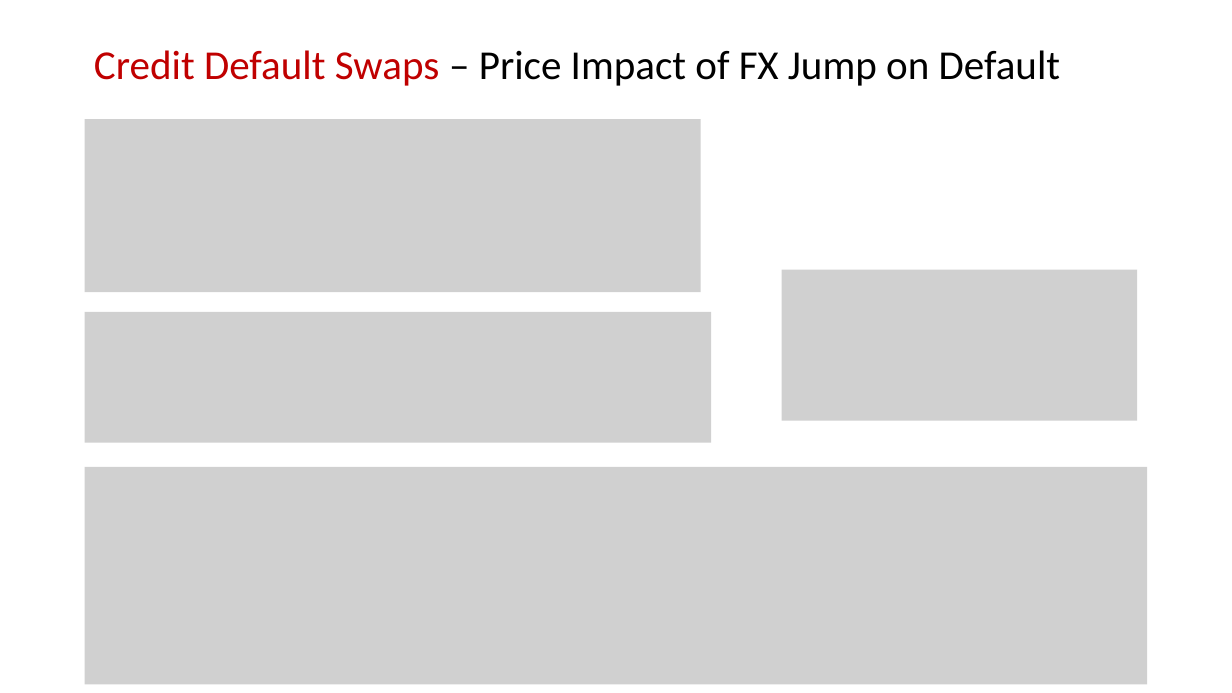
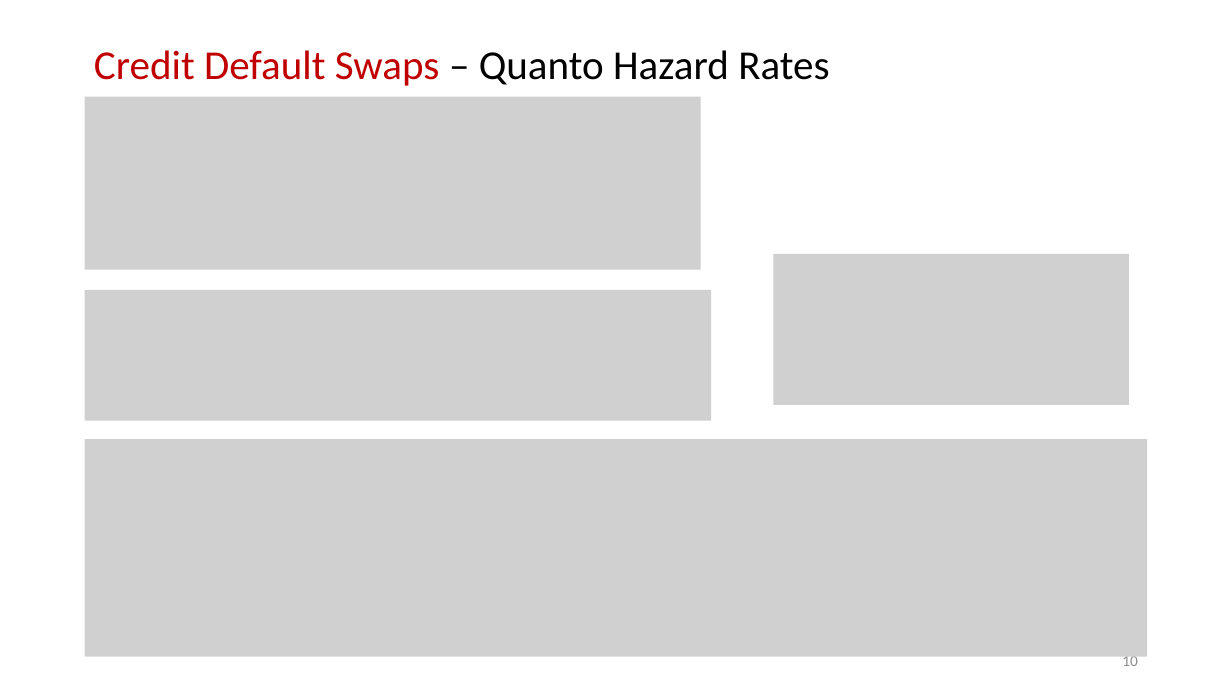
Before and after one commit to nburgessx/QuantResearch, a slide deck: slide 11 of Quanto CDS/Quanto CDS Pricing, Theory & Practice.pptx (slide 9 before the commit). Drawn at 1232x693 pixels with LibreOffice and Linux fonts; fonts in the diff are those of the drawing; grey boxes stand for pictures. Boxes give left, top, right and bottom in pixels: in the first picture for what was removed or moved away, otherwise in the second. Text is boxed around its words. In the diff, an @@ line names an element or a change of style, - is before the commit and + after.

Commit message:
Updated Quant CDS Research

```diff
--- a/Quanto CDS/Quanto CDS Pricing, Theory & Practice.pptx
+++ b/Quanto CDS/Quanto CDS Pricing, Theory & Practice.pptx
@@ title at bbox=[94, 50, 829, 86]: text changed; text colour #000000 to #C00000 @@
-Credit Default Swaps – Price Impact of FX Jump on Default
+Credit Default Swaps – Quanto Hazard Rates
@@ picture: place and size @@
-picture at bbox=[85, 119, 701, 292]
+picture at bbox=[85, 97, 701, 270]
@@ picture: place and size @@
-picture at bbox=[782, 270, 1138, 421]
+picture at bbox=[774, 254, 1129, 406]
@@ picture: place and size @@
-picture at bbox=[85, 311, 712, 443]
+picture at bbox=[85, 290, 712, 421]
@@ picture: place and size @@
-picture at bbox=[85, 467, 1148, 685]
+picture at bbox=[85, 439, 1148, 657]
@@ page number added at bbox=[1122, 653, 1138, 666], 12 pt, text #8C8C8C @@
+10
```
Also in this commit, not shown: 13 other slides changed, 6 slides added, 10 other files.
